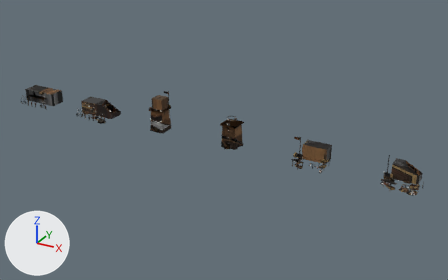
The glTF model src/assets/battle/rts/rts-bronze-westafrica.glb, before and after one commit.
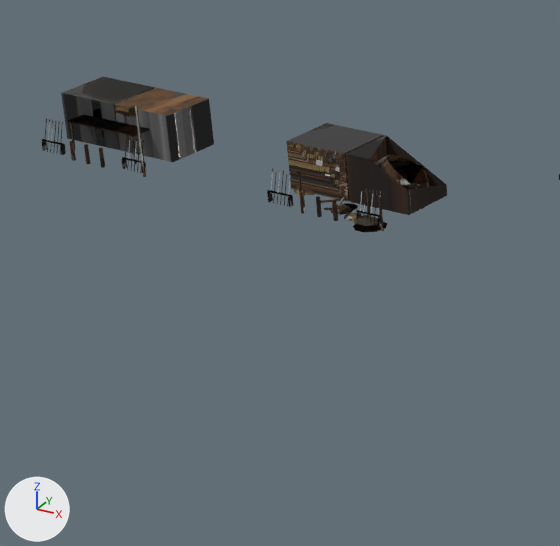
The first picture shows the older version from a camera (50 mm lens) standing at (18.38, -17.63, 8.96) and looking at (8.57, 0.21, 0.04). The close-ups show the older and then the newer version on the part from 2% to 33% of the width and 24% to 72% of the height of that picture. Only the edits that show in the close-ups are written down. Every picture has the same lights, and +X, +Y and +Z are marked at lower left. Where no turn or scale is listed for an object, it has been applied to the vertices. Vertices at exactly the same position are counted once.
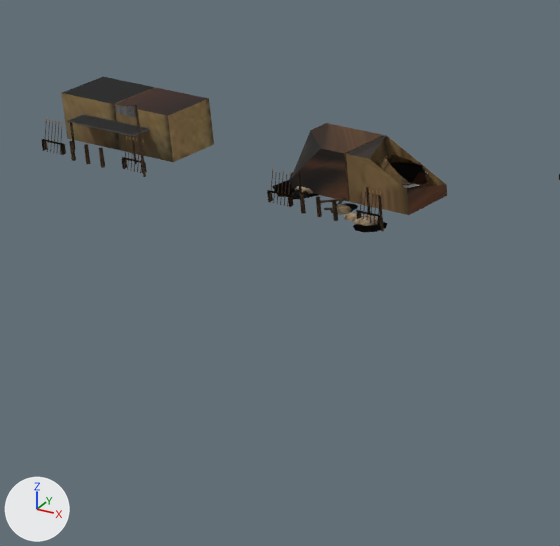
Where the newer file only moved an object's origin or applied its transform, the numbers keep the older frame.

Location of each change, (x1, y1, x2, y2) in pixels of the close-ups (560 x 546 px; the box of a moved part takes in the faces that stretch with it):
'Mesh_2', surface changed: (61, 83, 214, 162) in both
'Mesh_5', surface changed, reshaped: before (287, 123, 447, 215); after (290, 123, 447, 215)
'Mesh_3', surface changed, reshaped: (267, 155, 429, 232) in both
'Mesh_0', surface changed: (42, 105, 149, 174) in both
part 1 of me_mesh_0, moved or reshaped: before (52, 105, 144, 177); after (124, 105, 144, 177)
part 2 of me_mesh_0, surface changed: (42, 105, 149, 174) in both
part 4 of me_mesh_3, moved or reshaped: before (277, 155, 422, 222); after (272, 155, 422, 215)
part 5 of me_mesh_3, surface changed: (268, 155, 429, 231) in both
part 6 of me_mesh_5, cut back: before (287, 123, 382, 201); after (290, 123, 382, 201)
part 7 of me_mesh_5, surface changed (black to brown): (344, 135, 447, 215) in both

Diff of the bpy script that builds the scene:
```diff
--- a/src/assets/battle/rts/rts-bronze-westafrica.glb.py
+++ b/src/assets/battle/rts/rts-bronze-westafrica.glb.py
@@ mat_town @@
 n3 = _N.new('ShaderNodeMapping'); n3.name = 'Mapping'
 n3.inputs[1].default_value = (0.0008, -14.02, 0.0)  # 'Location'
-n3.inputs[3].default_value = (15.95, 15.02, 1.0)  # 'Scale'
+n3.inputs[3].default_value = (15.92, 15.02, 1.0)  # 'Scale'
 n4 = _N.new('ShaderNodeUVMap'); n4.name = 'UV Map'
@@ mat_town @@
 n7 = _N.new('ShaderNodeMapping'); n7.name = 'Mapping.001'
 n7.inputs[1].default_value = (0.0008, -14.02, 0.0)  # 'Location'
-n7.inputs[3].default_value = (15.95, 15.02, 1.0)  # 'Scale'
+n7.inputs[3].default_value = (15.92, 15.02, 1.0)  # 'Scale'
 n8 = _N.new('ShaderNodeUVMap'); n8.name = 'UV Map.001'
@@ me_mesh_0 @@
-me_mesh_0.from_pydata(...)  # 843 vertices, 1432 faces; spans x 0.08..1.59, y -1.22..-0.09, z 0.0..0.76
+me_mesh_0.from_pydata(...)  # 839 vertices, 1432 faces; spans x 0.08..1.59, y -1.22..-0.09, z 0.0..0.75
+# me_mesh_0 part 1
+# 12 vertices are removed from x 0.15..1.56, y -1.14..-0.39, z 0.01..0.76
+# 284 faces are deleted
+# 8 vertices are added at x 0.15..1.56, y -1.14..-0.39, z 0.0..0.75
+# 282 new faces join them, mat_town
+# 2 new faces join them, mat_team
+# me_mesh_0 part 2: 1079 kept faces spanning x 0.08..1.59, y -1.22..-0.09, z 0.0..0.75 get new texture (UV) coordinates
 me_mesh_0.materials.append(mat_town)
@@ me_mesh_2 @@
-me_mesh_2.from_pydata(...)  # 49 vertices, 64 faces; spans x 0.08..1.59, y -1.22..-0.09, z 0.01..0.76
+me_mesh_2.from_pydata(...)  # 49 vertices, 64 faces; spans x 0.08..1.59, y -1.22..-0.09, z 0.0..0.75
+# me_mesh_2 part 3: 54 kept faces spanning x 0.08..1.59, y -1.22..-0.09, z 0.0..0.75 get new texture (UV) coordinates
+# edits to the shape of me_mesh_2 do not show in these pictures
 me_mesh_2.materials.append(mat_town)
@@ me_mesh_3 @@
-me_mesh_3.from_pydata(...)  # 1084 vertices, 1720 faces; spans x 0.06..1.59, y -1.26..-0.09, z 0.0..0.5
+me_mesh_3.from_pydata(...)  # 1132 vertices, 1777 faces; spans x -0.11..1.59, y -1.26..-0.09, z 0.0..0.51
+# me_mesh_3 part 4
+# 8 vertices are removed from x 0.15..1.47, y -1.08..-0.39, z 0.01..0.5
+# 160 faces are deleted
+# 56 vertices are added at x -0.11..1.47, y -1.08..-0.18, z 0.0..0.51
+# 217 new faces join them, mat_town
+# me_mesh_3 part 5: 1426 kept faces spanning x 0.06..1.59, y -1.26..-0.09, z 0.0..0.5 get new texture (UV) coordinates
 me_mesh_3.materials.append(mat_town)
@@ me_mesh_5 @@
-me_mesh_5.from_pydata(...)  # 30 vertices, 38 faces; spans x 0.08..1.59, y -1.14..-0.09, z 0.01..0.5
+me_mesh_5.from_pydata(...)  # 39 vertices, 47 faces; spans x -0.11..1.59, y -1.14..-0.09, z 0.0..0.51
+# me_mesh_5 part 6
+# 1 vertex is removed from x 0.08, y -0.69, z 0.5
+# 6 faces are deleted
+# 10 vertices are added at x -0.11..0.53, y -0.93..-0.26, z 0.01..0.51
+# 15 new faces join them
+# me_mesh_5 part 7: 22 kept faces spanning x 0.08..1.59, y -1.14..-0.09, z 0.0..0.51 get new texture (UV) coordinates
 me_mesh_5.materials.append(mat_town)
```
